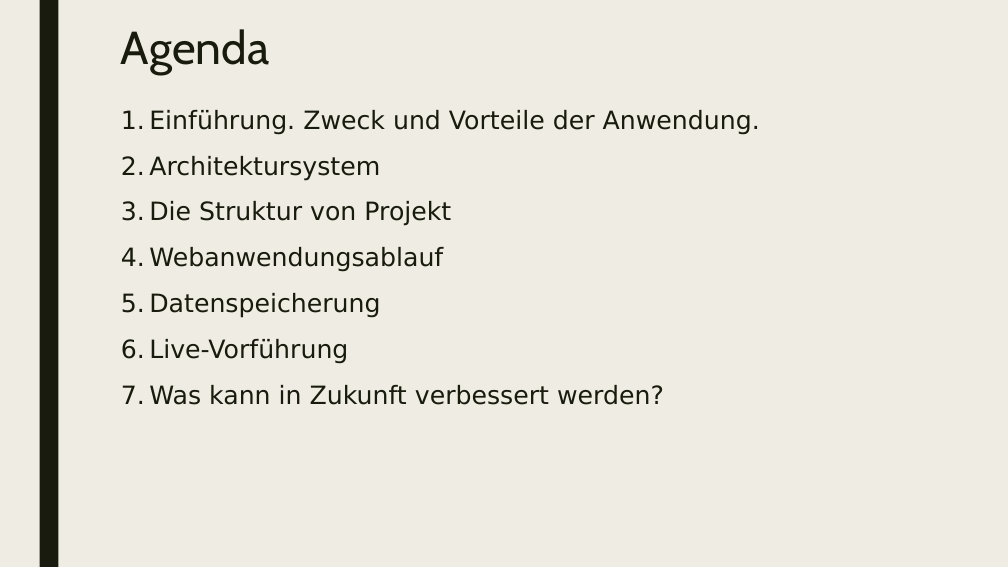
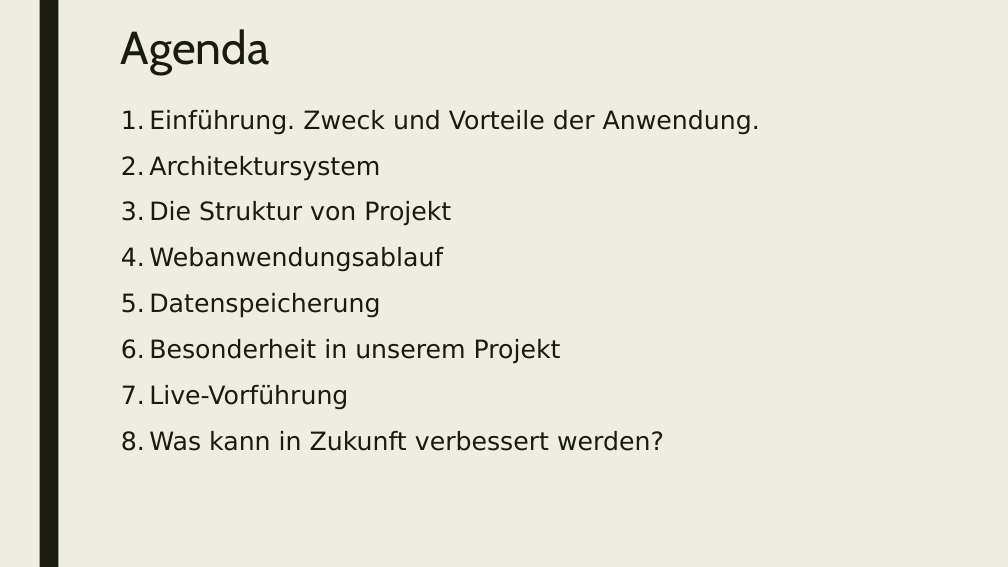
Before and after one commit to ZhannaBelloni/JavaStar, a slide deck: slide 2 of Praktikum_Anwendungssystem.pptx. Drawn at 1008x567 pixels with LibreOffice and Linux fonts; fonts in the diff are those of the drawing. Boxes give left, top, right and bottom in pixels: in the first picture for what was removed or moved away, otherwise in the second. Text is boxed around its words. In the diff, an @@ line names an element or a change of style, - is before the commit and + after.

```diff
--- a/Praktikum_Anwendungssystem.pptx
+++ b/Praktikum_Anwendungssystem.pptx
@@ text at <box>149,339,561,364</box>: paragraph added @@
+6. Besonderheit in unserem Projekt
```
Also in this commit, not shown: 2 other slides changed, 1 slide added, 1 other file.
